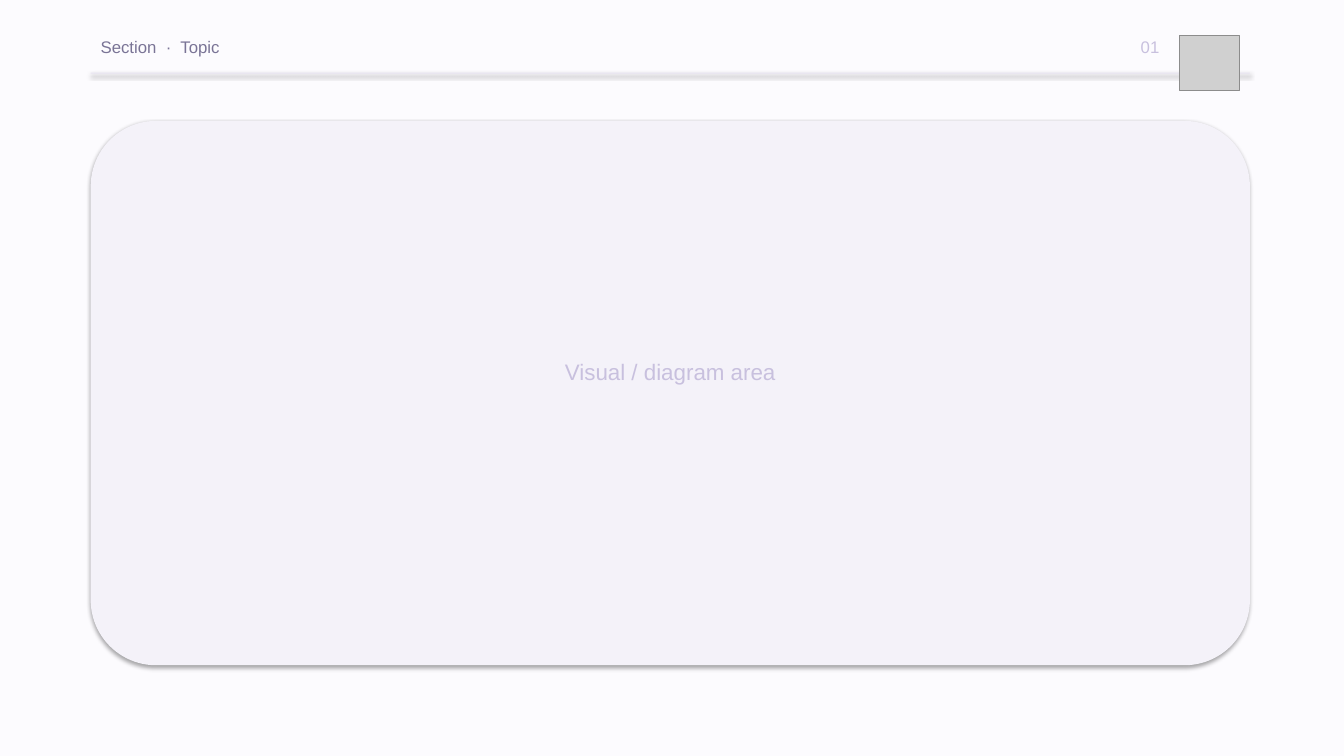
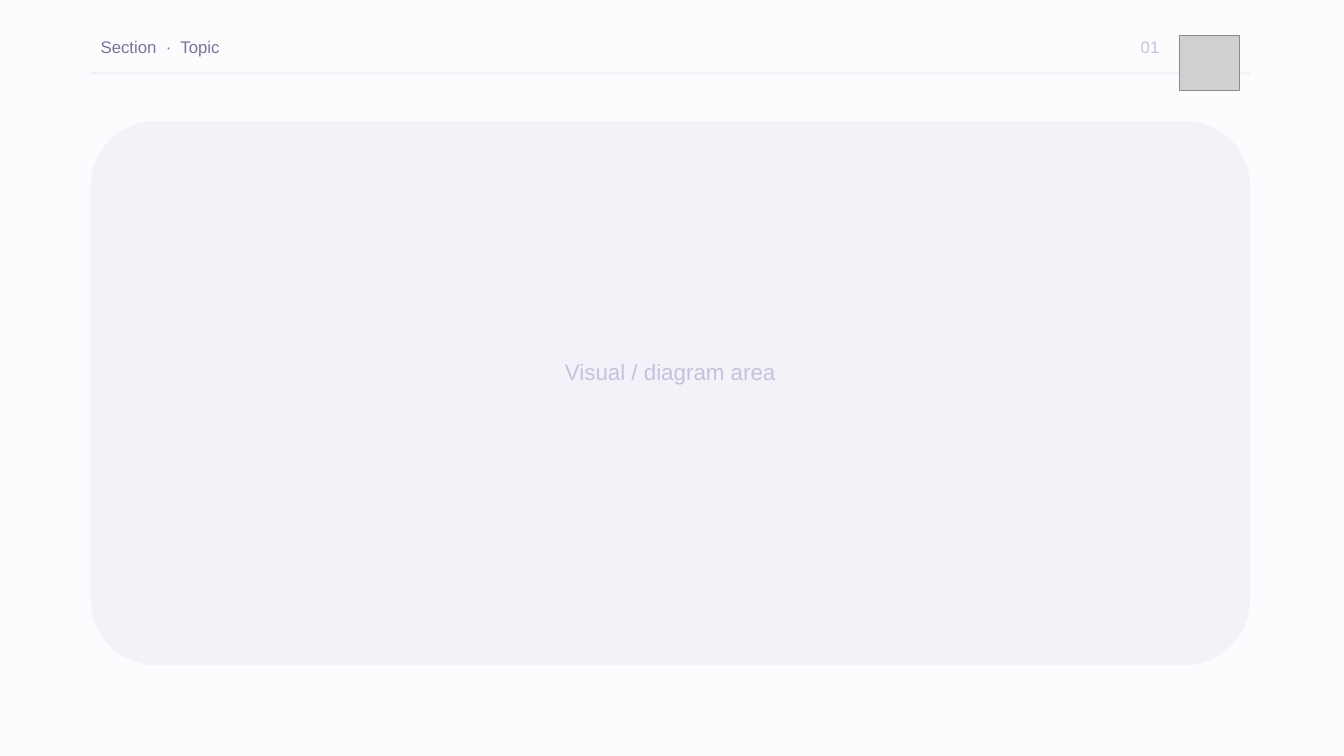
Before and after one commit to iksasa15/AI-ML, a slide deck: slide 7 of web-presentation/pdf-exports/ETRA-Presentation-Blank-Template.pptx. Drawn at 1344x756 pixels with LibreOffice and Linux fonts; fonts in the diff are those of the drawing; grey boxes stand for pictures. Boxes give left, top, right and bottom in pixels: in the first picture for what was removed or moved away, otherwise in the second. Text is boxed around its words. In the diff, an @@ line names an element or a change of style, - is before the commit and + after.

```diff
--- a/web-presentation/pdf-exports/ETRA-Presentation-Blank-Template.pptx
+++ b/web-presentation/pdf-exports/ETRA-Presentation-Blank-Template.pptx
@@ rectangle at [91, 73, 1250, 74]: shadow off @@
@@ rounded rectangle at [91, 121, 1250, 665]: shadow off @@
```
Also in this commit, not shown: 6 other slides changed, 3 other files.
